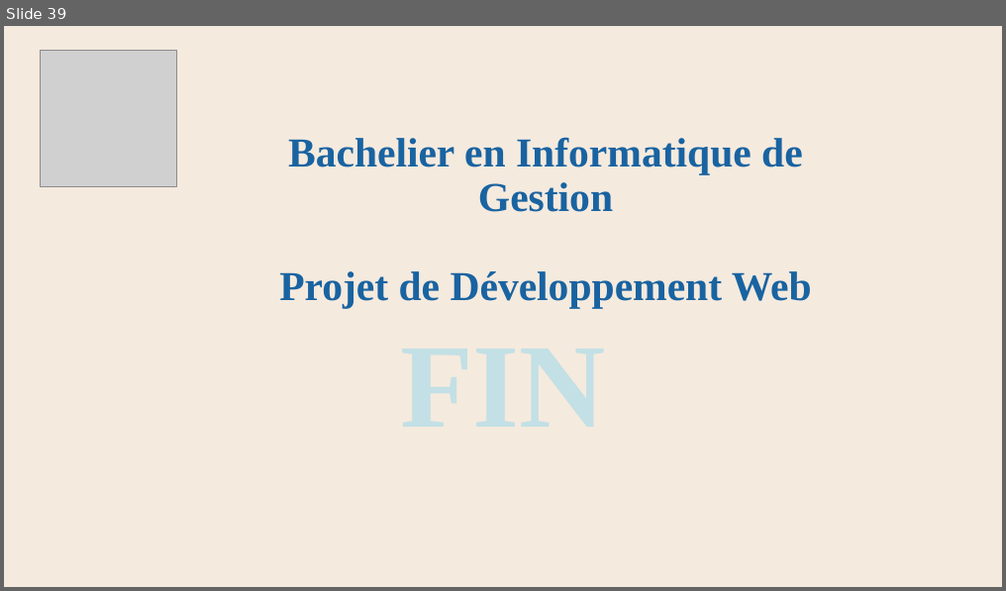
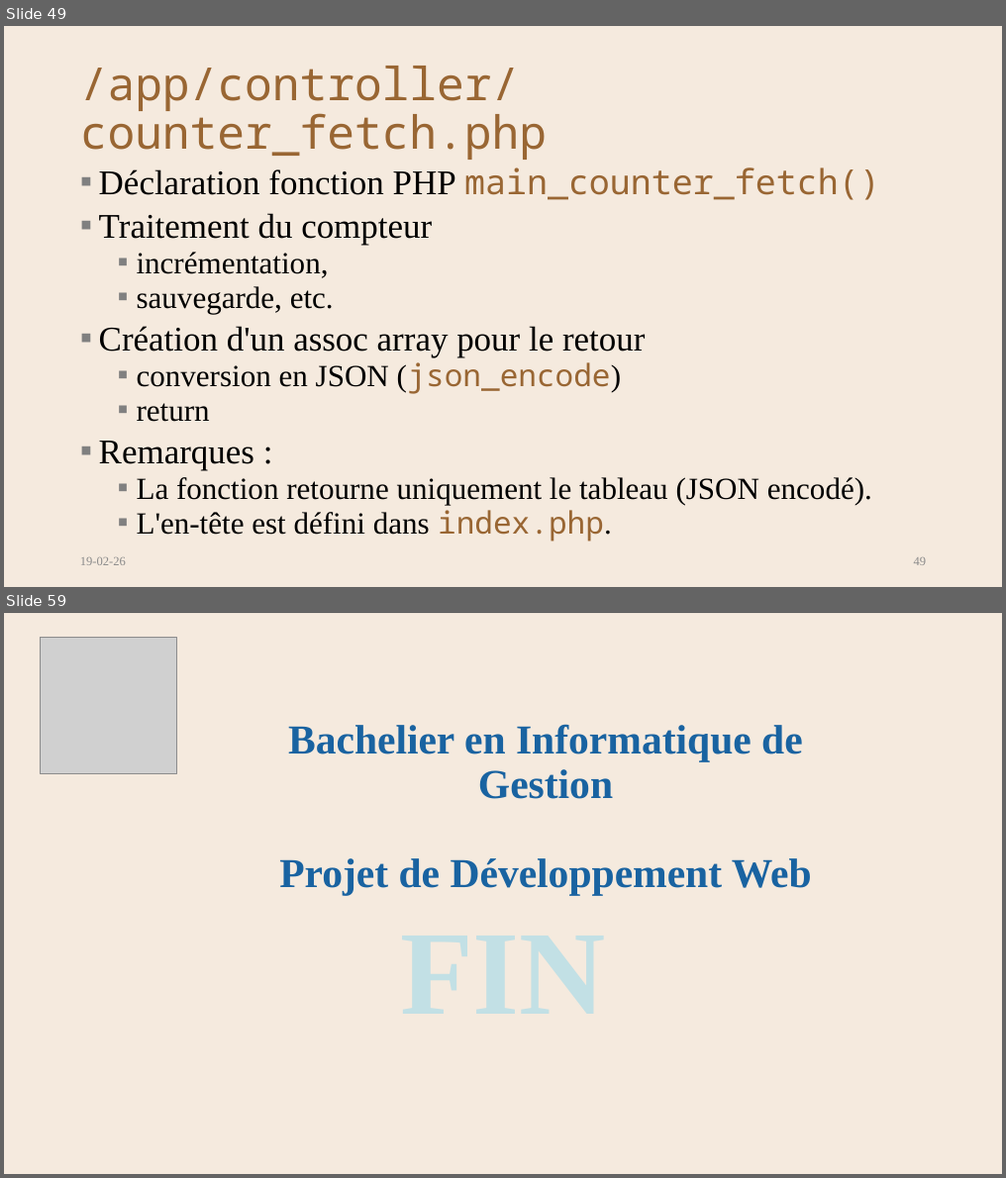
Before and after one commit to AlainWafflard/4IPW3, a slide deck: syllabus/27_requête_asynchrone/syllabus_27_async.pptx. Shown one above the other, each under a label of ours: slide 39 before the commit, slides 49 and 59 after it; the slides between them are not shown. The pictures are 1006x591 and 1006x1178 pixels, drawn with LibreOffice and Linux fonts; fonts in the diff are those of the drawing; grey boxes stand for pictures; background and template pictures are left out. Boxes give left, top, right and bottom in pixels: in the first picture for what was removed or moved away, otherwise in the second. Text is boxed around its words. In the diff, an @@ line names an element or a change of style, - is before the commit and + after.

Commit message:
2026/02/21 : - update chap 27 "async request & API" - add AWebWiz framework with Fetch

```diff
--- a/syllabus/27_requête_asynchrone/syllabus_27_async.pptx
+++ b/syllabus/27_requête_asynchrone/syllabus_27_async.pptx
@@ slide 49 added at (x1=4, y1=26, x2=1002, y2=587), background #F5EADE @@
@@ title added at (x1=80, y1=66, x2=547, y2=160), 44 pt, text #996633 @@
+/app/controller/counter_fetch.php
@@ text added at (x1=99, y1=168, x2=880, y2=542), 29.6 pt, text #000000 @@
+▪ Déclaration fonction PHP main_counter_fetch()
+▪ Traitement du compteur
+  ▪ incrémentation,
+  ▪ sauvegarde, etc.
+▪ Création d'un assoc array pour le retour
+  ▪ conversion en JSON (json_encode)
+  ▪ return
+▪ Remarques :
+  ▪ La fonction retourne uniquement le tableau (JSON encodé).
+  ▪ L'en-tête est défini dans index.php.
@@ text added at (x1=80, y1=558, x2=126, y2=566), 12 pt, text #8C8C8C @@
+19-02-26
@@ page number added at (x1=914, y1=558, x2=927, y2=566), 12 pt, text #8C8C8C @@
+49
@@ what was slide 39 is now slide 59 @@
```
Also in this commit, not shown: 11 slides changed, 19 other slides added, 48 other files.
